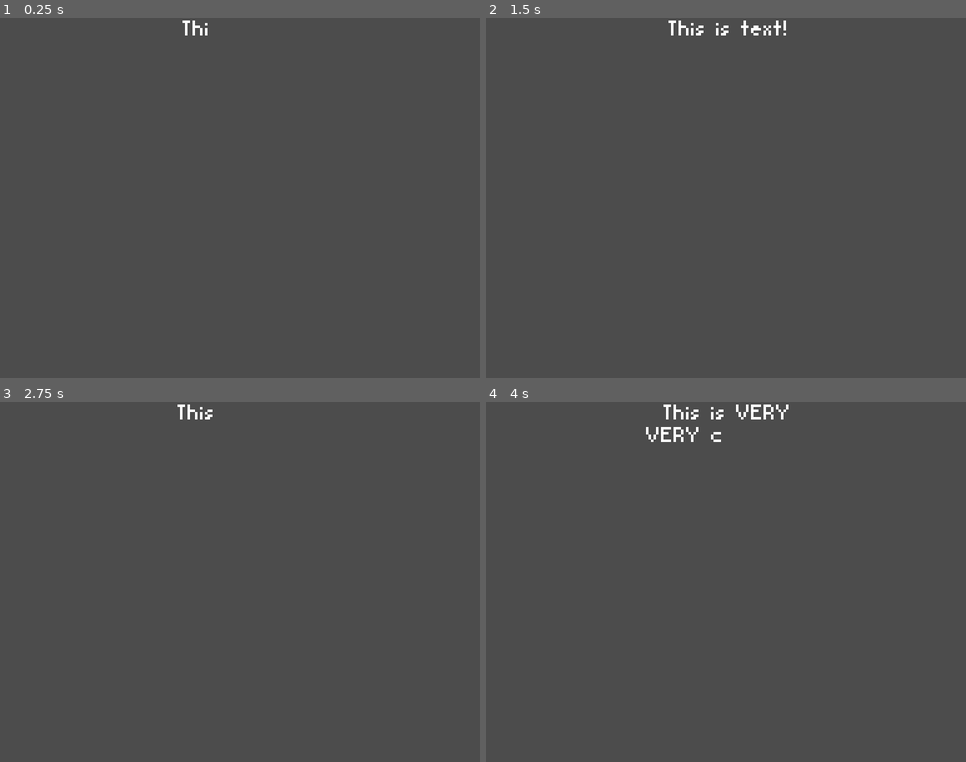
Above: before the commit, frames 1-4 (two rows, left to right).
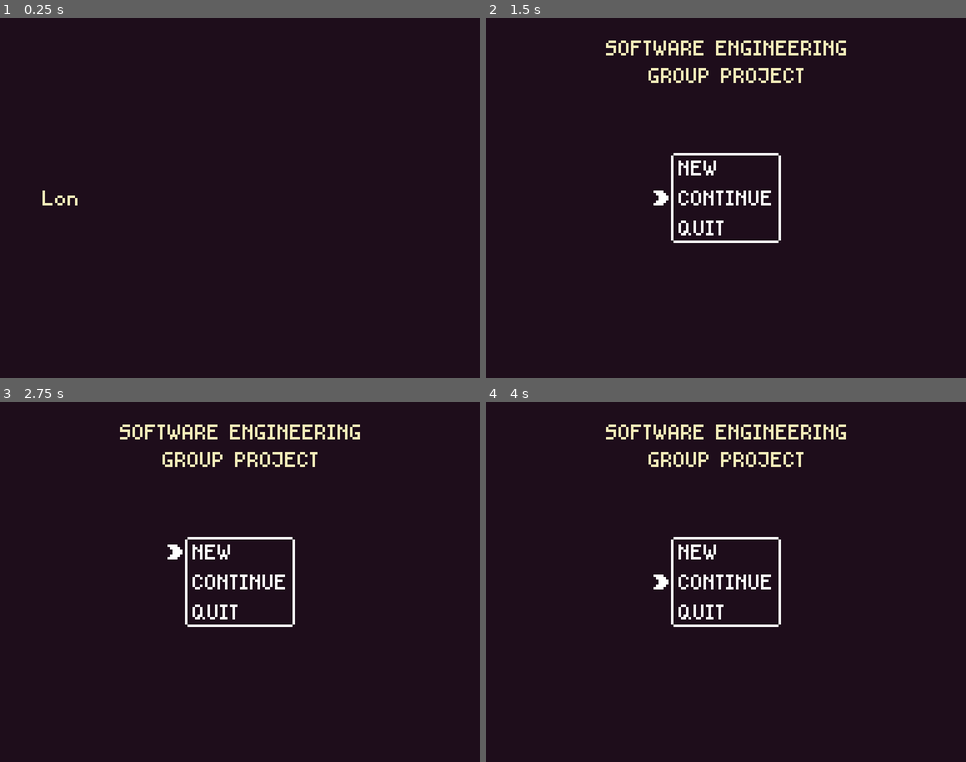
Above: after the commit, the same moments.

Repository: InsomniaWins/software-engineering-group-project
Game: Godot game, scene res://scenes/main/main.tscn
Two runs of this game, one before a commit and one after it. Both use one fixed random seed, a clock stepped at 60 frames per second and the inputs below.
Inputs:
- Up to frame 1 (0.25 s): no input
- Up to frame 2 (1.5 s): hold Up (up, bound only after the commit) 0.53-1.28 s; hold Z (select, bound only after the commit) 0.53-1.28 s; tap Enter at 1.25 s; hold Down (down, bound only after the commit) from 1.28 s (still down); tap Z (select, bound only after the commit) at 1.35 s
- Up to frame 3 (2.75 s): tap Space at 2 s; release Down (down, bound only after the commit) at 2.03 s; hold Up (up, bound only after the commit) from 2.03 s (still down); hold Z (select, bound only after the commit) from 2.03 s (still down)
- Up to frame 4 (4 s): tap Enter at 2.75 s; release Z (select, bound only after the commit) at 2.78 s; tap Z (select, bound only after the commit) at 2.85 s; release Up (up, bound only after the commit) at 3.53 s; hold Down (down, bound only after the commit) from 3.53 s (still down); hold Z (select, bound only after the commit) from 3.53 s (still down)

The runs differ from the first frame. In frame 1, 100% of the frame differs, in the area x 0-100%, y 0-100%; in frame 2, 100%; in frame 3, 100%; in frame 4, 100%.

Commit message:
0.3
- player can now skip dialog by pressing select
- added vertical button box

Diff:
--- a/project.godot
+++ b/project.godot
@@ -7,6 +7,16 @@
 ;   param=value ; assign values to parameters
 
 config_version=4
+
+_global_script_classes=[ {
+"base": "Control",
+"class": "VerticalButtonBox",
+"language": "GDScript",
+"path": "res://scenes/vertical_button_box/vertical_button_box.gd"
+} ]
+_global_script_class_icons={
+"VerticalButtonBox": ""
+}
 
 [application]
 
@@ -54,6 +64,34 @@
 "svg/scale": 1.0
 }
 
+[input]
+
+up={
+"deadzone": 0.5,
+"events": [ Object(InputEventKey,"resource_local_to_scene":false,"resource_name":"","device":0,"alt":false,"shift":false,"control":false,"meta":false,"command":false,"pressed":false,"scancode":0,"physical_scancode":16777232,"unicode":0,"echo":false,"script":null)
+ ]
+}
+down={
+"deadzone": 0.5,
+"events": [ Object(InputEventKey,"resource_local_to_scene":false,"resource_name":"","device":0,"alt":false,"shift":false,"control":false,"meta":false,"command":false,"pressed":false,"scancode":0,"physical_scancode":16777234,"unicode":0,"echo":false,"script":null)
+ ]
+}
+left={
+"deadzone": 0.5,
+"events": [ Object(InputEventKey,"resource_local_to_scene":false,"resource_name":"","device":0,"alt":false,"shift":false,"control":false,"meta":false,"command":false,"pressed":false,"scancode":0,"physical_scancode":16777231,"unicode":0,"echo":false,"script":null)
+ ]
+}
+right={
+"deadzone": 0.5,
+"events": [ Object(InputEventKey,"resource_local_to_scene":false,"resource_name":"","device":0,"alt":false,"shift":false,"control":false,"meta":false,"command":false,"pressed":false,"scancode":0,"physical_scancode":16777233,"unicode":0,"echo":false,"script":null)
+ ]
+}
+select={
+"deadzone": 0.5,
+"events": [ Object(InputEventKey,"resource_local_to_scene":false,"resource_name":"","device":0,"alt":false,"shift":false,"control":false,"meta":false,"command":false,"pressed":false,"scancode":0,"physical_scancode":90,"unicode":0,"echo":false,"script":null)
+ ]
+}
+
 [physics]
 
 common/enable_pause_aware_picking=true
--- a/scenes/intro_dialog/intro_dialog.gd
+++ b/scenes/intro_dialog/intro_dialog.gd
@@ -10,12 +10,18 @@
 
 var _current_text_index:int = 0
 var _text_array:Array = [
-	"[center]This is text!",
+	"[center]Long ago, there was a strong wizard.",
 	"[center]This is VERY\nVERY centered!"
 ]
 
 func _ready():
 	_show_text(_text_array[_current_text_index])
+
+
+func _unhandled_input(event):
+	if event.is_action_pressed("select"):
+		get_tree().set_input_as_handled()
+		_go_to_titlescreen()
 
 
 func _process(delta):
--- a/scenes/intro_dialog/intro_dialog.tscn
+++ b/scenes/intro_dialog/intro_dialog.tscn
@@ -8,15 +8,24 @@
 anchor_bottom = 1.0
 script = ExtResource( 1 )
 
-[node name="RichTextLabel" type="RichTextLabel" parent="."]
+[node name="Background" type="ColorRect" parent="."]
 anchor_right = 1.0
 anchor_bottom = 1.0
+color = Color( 0.121569, 0.054902, 0.109804, 1 )
+
+[node name="RichTextLabel" type="RichTextLabel" parent="."]
+anchor_top = 0.5
+anchor_right = 1.0
+anchor_bottom = 0.5
+grow_vertical = 2
+custom_colors/default_color = Color( 0.960784, 0.929412, 0.729412, 1 )
 custom_fonts/normal_font = ExtResource( 2 )
 bbcode_enabled = true
 bbcode_text = "[center]This is text"
 visible_characters = 0
 percent_visible = 0.0
 text = "This is text"
+fit_content_height = true
 
 [node name="TextDisplayTimer" type="Timer" parent="."]
 one_shot = true
--- a/scenes/titlescreen/titlescreen.gd
+++ b/scenes/titlescreen/titlescreen.gd
@@ -1 +1,3 @@
 extends Control
+
+onready var _vertical_button_box_node:VerticalButtonBox = $VerticalButtonBox
--- a/scenes/titlescreen/titlescreen.tscn
+++ b/scenes/titlescreen/titlescreen.tscn
@@ -1,8 +1,36 @@
-[gd_scene load_steps=2 format=2]
+[gd_scene load_steps=4 format=2]
 
 [ext_resource path="res://scenes/titlescreen/titlescreen.gd" type="Script" id=1]
+[ext_resource path="res://fonts/normal.fnt" type="BitmapFont" id=2]
+[ext_resource path="res://scenes/vertical_button_box/vertical_button_box.tscn" type="PackedScene" id=3]
 
 [node name="Titlescreen" type="Control"]
 anchor_right = 1.0
 anchor_bottom = 1.0
 script = ExtResource( 1 )
+
+[node name="Background" type="ColorRect" parent="."]
+anchor_right = 1.0
+anchor_bottom = 1.0
+color = Color( 0.121569, 0.054902, 0.109804, 1 )
+
+[node name="Label" type="Label" parent="."]
+anchor_right = 1.0
+margin_bottom = 36.0
+custom_colors/font_color = Color( 0.960784, 0.929412, 0.729412, 1 )
+custom_fonts/font = ExtResource( 2 )
+text = "SOFTWARE ENGINEERING
+GROUP PROJECT"
+align = 1
+valign = 1
+
+[node name="VerticalButtonBox" parent="." instance=ExtResource( 3 )]
+anchor_left = 0.5
+anchor_top = 0.5
+anchor_right = 0.5
+anchor_bottom = 0.5
+margin_left = -20.5
+margin_top = -15.5
+margin_right = 20.5
+margin_bottom = 15.5
+_button_names = [ "NEW", "CONTINUE", "QUIT" ]
--- /dev/null
+++ b/scenes/vertical_button_box/vertical_button_box.gd
@@ -0,0 +1,131 @@
+extends Control
+class_name VerticalButtonBox
+
+signal button_pressed(button_box, button_index)
+signal button_selected(button_box, button_index)
+signal button_deselected(button_box, button_index)
+
+const VerticalButtonLabel = preload("res://scenes/vertical_button_label/vertical_button_label.tscn")
+
+export var _button_names:Array = []
+
+var _selected_button:int = 0
+
+onready var _button_vbox_container_node = $Buttons
+
+
+func _ready():
+	_update_labels()
+	select_button(0)
+
+
+
+func _unhandled_input(event):
+	if event.is_action_pressed("up"):
+		_move_up()
+		get_tree().set_input_as_handled()
+	elif event.is_action_pressed("down"):
+		_move_down()
+		get_tree().set_input_as_handled()
+
+
+func set_buttons(button_names:Array):
+	_button_names = button_names
+	_update_labels()
+
+
+func remove_button(button_index:int):
+	_button_names.remove(0)
+	_update_labels()
+
+
+func add_button(button_name:String):
+	_button_names.append(button_name)
+	_update_labels()
+
+
+func _update_labels():
+
+	var button_count = _button_names.size()
+
+	while _button_vbox_container_node.get_child_count() < button_count:
+		var button_label:Control = VerticalButtonLabel.instance()
+		_button_vbox_container_node.add_child(button_label)
+
+	while _button_vbox_container_node.get_child_count() > button_count:
+		var button_label = _button_vbox_container_node.get_child(0)
+
+		_button_vbox_container_node.remove_child(button_label)
+		button_label.queue_free()
+
+	for i in button_count:
+		var button_text = _button_names[i]
+		var button_label = _button_vbox_container_node.get_child(i)
+		button_label.set_text(button_text)
+
+	_update_button_selections()
+
+func _move(move_amount:int):
+
+	if _button_names.size() == 0:
+		return
+
+	var previously_selected_button = _selected_button
+
+	_selected_button += move_amount
+
+	while _selected_button < 0:
+		_selected_button += _button_names.size()
+
+	while _selected_button > _button_names.size() - 1:
+		_selected_button -= _button_names.size()
+
+	_button_deselected(previously_selected_button)
+	_button_selected(_selected_button)
+	_update_button_selections()
+
+
+func _update_button_selections():
+
+	for i in _button_vbox_container_node.get_child_count():
+		var button_label = _button_vbox_container_node.get_child(i)
+		button_label.set_selected(i == _selected_button)
+
+func select_button(button_index:int):
+
+	if _button_names.size() == 0:
+		return
+
+	while button_index < 0:
+		button_index += _button_names.size()
+
+	while button_index > _button_names.size() - 1:
+		button_index -= _button_names.size()
+
+	var previous_button = _selected_button
+	_selected_button = button_index
+
+	_button_deselected(previous_button)
+	_button_selected(_selected_button)
+	_update_button_selections()
+
+
+func _button_deselected(button_index:int):
+	emit_signal("button_deselected", [self, button_index])
+
+
+func _button_selected(button_index:int):
+	emit_signal("button_selected", [self, button_index])
+
+
+
+func _move_down():
+	_move(1)
+
+
+func _move_up():
+	_move(-1)
+
+
+func _press():
+	emit_signal("button_pressed", [self, _selected_button])
--- /dev/null
+++ b/scenes/vertical_button_box/vertical_button_box.tscn
@@ -0,0 +1,31 @@
+[gd_scene load_steps=3 format=2]
+
+[ext_resource path="res://scenes/vertical_button_box/vertical_button_box.gd" type="Script" id=1]
+[ext_resource path="res://textures/menu/button_box_outline_ninepatch.png" type="Texture" id=2]
+
+[node name="VerticalButtonBox" type="Control"]
+margin_right = 41.0
+margin_bottom = 31.0
+grow_horizontal = 2
+grow_vertical = 2
+script = ExtResource( 1 )
+
+[node name="Buttons" type="VBoxContainer" parent="."]
+anchor_right = 1.0
+anchor_bottom = 1.0
+grow_horizontal = 2
+grow_vertical = 2
+custom_constants/separation = 4
+
+[node name="NinePatchRect" type="NinePatchRect" parent="."]
+anchor_right = 1.0
+anchor_bottom = 1.0
+margin_left = -3.0
+margin_top = -4.0
+margin_right = 2.0
+margin_bottom = 3.0
+texture = ExtResource( 2 )
+patch_margin_left = 3
+patch_margin_top = 3
+patch_margin_right = 3
+patch_margin_bottom = 3
--- /dev/null
+++ b/scenes/vertical_button_label/vertical_button_label.gd
@@ -0,0 +1,15 @@
+extends Control
+
+var text:String = ""
+var selected:bool = false
+
+onready var _label_node:Label = $Label
+onready var _selection_icon_node:TextureRect = _label_node.get_node("SelectionIcon")
+
+func set_selected(value:bool):
+	selected = value
+	_selection_icon_node.visible = value
+
+func set_text(new_text:String):
+	text = new_text
+	_label_node.text = text
--- /dev/null
+++ b/scenes/vertical_button_label/vertical_button_label.tscn
@@ -0,0 +1,23 @@
+[gd_scene load_steps=4 format=2]
+
+[ext_resource path="res://fonts/normal.fnt" type="BitmapFont" id=1]
+[ext_resource path="res://scenes/vertical_button_label/vertical_button_label.gd" type="Script" id=2]
+[ext_resource path="res://textures/menu/vertical_button_selection_icon.png" type="Texture" id=3]
+
+[node name="VerticalButtonLabel" type="MarginContainer"]
+margin_right = 56.0
+margin_bottom = 8.0
+script = ExtResource( 2 )
+
+[node name="Label" type="Label" parent="."]
+margin_right = 56.0
+margin_bottom = 8.0
+custom_fonts/font = ExtResource( 1 )
+text = "asdasdasdasd"
+
+[node name="SelectionIcon" type="TextureRect" parent="Label"]
+margin_left = -9.0
+margin_top = 1.0
+margin_right = -3.0
+margin_bottom = 7.0
+texture = ExtResource( 3 )
Binary file added: textures/menu/button_box_outline_ninepatch.png
Not shown, added: textures/menu/button_box_outline_ninepatch.png.import
Binary file added: textures/menu/vertical_button_selection_icon.png
Not shown, added: textures/menu/vertical_button_selection_icon.png.import
